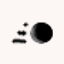
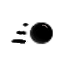
Layer changes from the first 64 x 64 image to the second:
renamed "Eingefügte Ebene" to "Sichtbar #2", painted on it over box(10, 21, 53, 46)
hid "Hintergrund" over box(0, 0, 64, 64)
